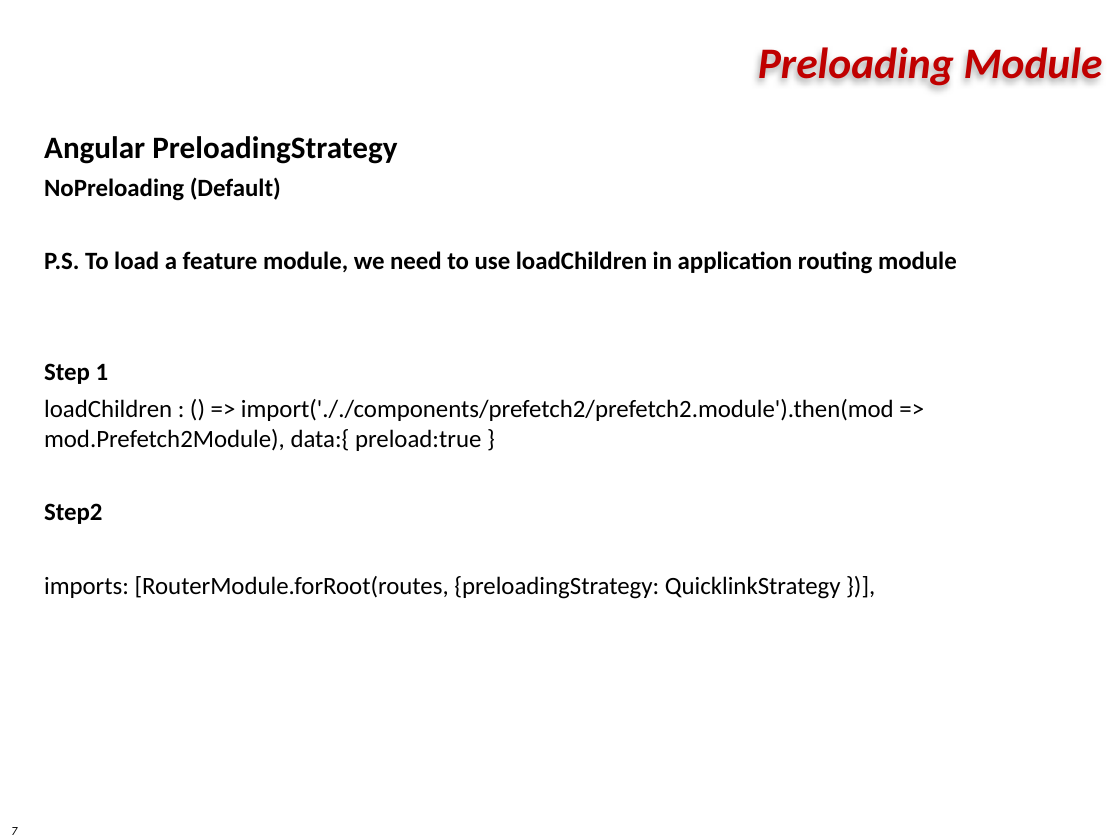
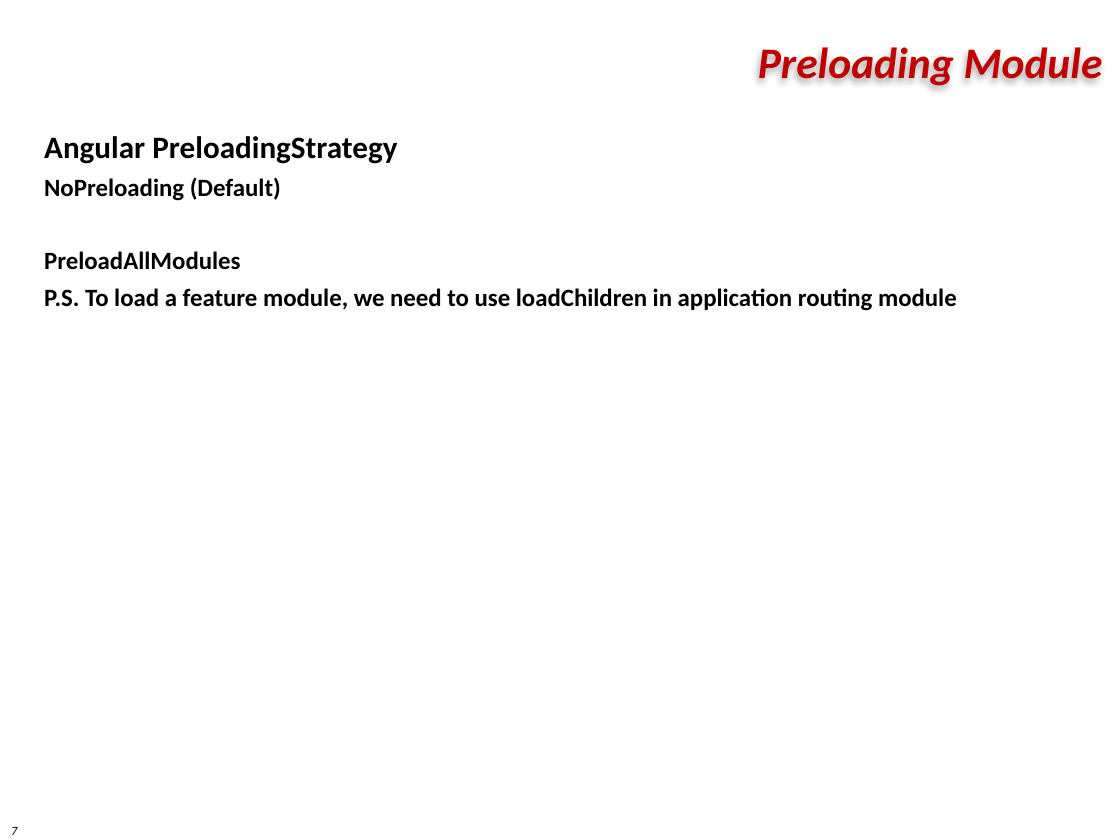
Before and after one commit to markku636/angular8study, a slide deck: slide 7 of ppt/angular_performance.pptx. Drawn at 1120x840 pixels with LibreOffice and Linux fonts; fonts in the diff are those of the drawing; background and template pictures are left out. Boxes give left, top, right and bottom in pixels: in the first picture for what was removed or moved away, otherwise in the second. Text is boxed around its words. In the diff, an @@ line names an element or a change of style, - is before the commit and + after.

```diff
--- a/ppt/angular_performance.pptx
+++ b/ppt/angular_performance.pptx
@@ text at <box>44,251,240,270</box>: paragraph added @@
+PreloadAllModules
@@ text at <box>44,363,894,599</box>: paragraphs removed @@
-Step 1
-loadChildren : () => import('././components/prefetch2/prefetch2.module').then(mod => mod.Prefetch2Module), data:{ preload:true }
-Step2
-imports: [RouterModule.forRoot(routes, {preloadingStrategy: QuicklinkStrategy })],
```
Also in this commit, not shown: 7 other slides changed.
